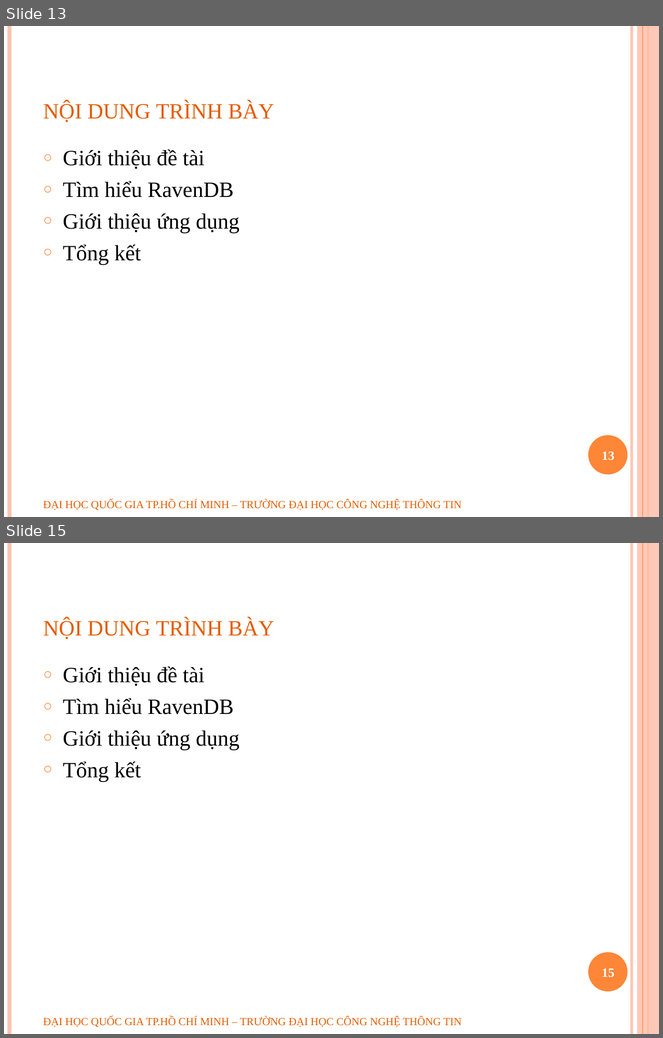
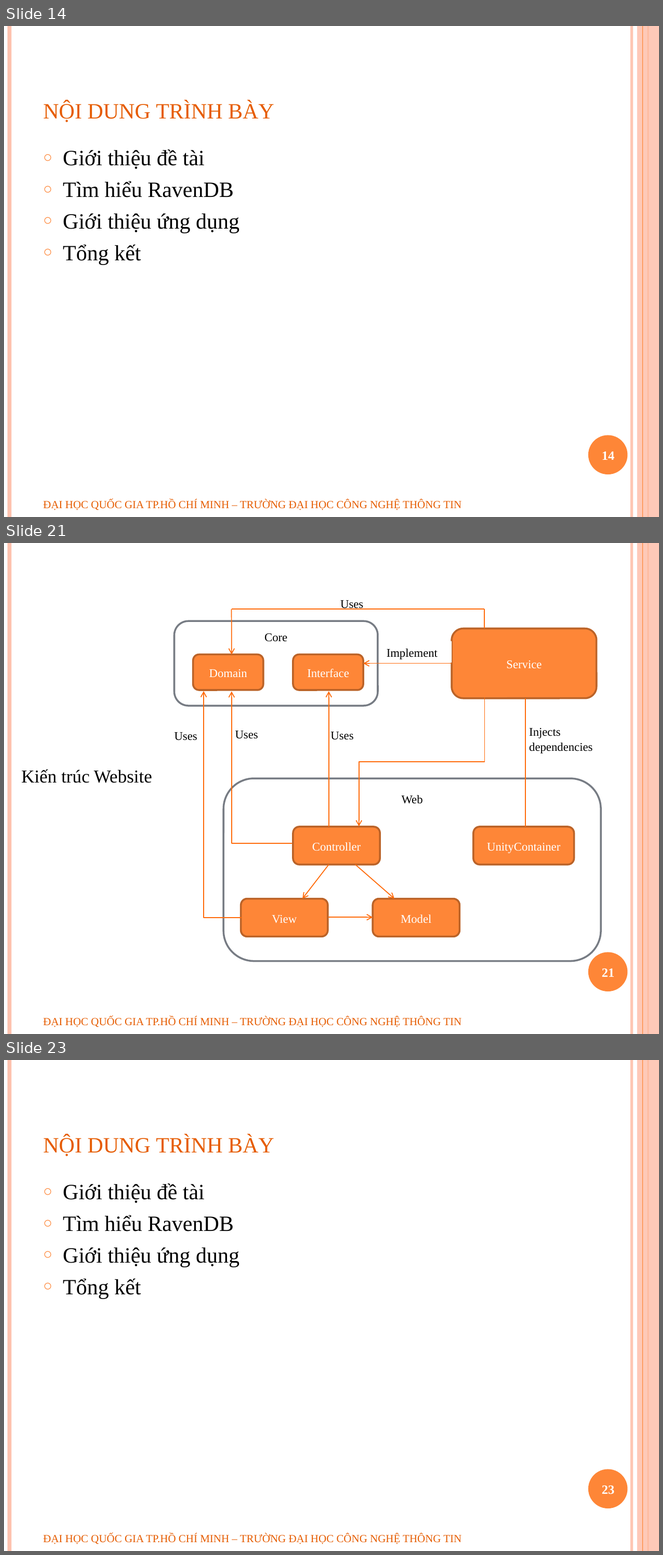
Before and after one commit to geovip/nosqlravendbuit, a slide deck: Document/slide bao cao.pptx. Shown one above the other, each under a label of ours: slides 13 and 15 before the commit, slides 14, 21 and 23 after it; the slides between them are not shown. The pictures are 663x1038 and 663x1555 pixels, drawn with LibreOffice and Linux fonts; fonts in the diff are those of the drawing; background and template pictures are left out. Boxes give left, top, right and bottom in pixels: in the first picture for what was removed or moved away, otherwise in the second. Text is boxed around its words. In the diff, an @@ line names an element or a change of style, - is before the commit and + after.

```diff
--- a/Document/slide bao cao.pptx
+++ b/Document/slide bao cao.pptx
@@ slide 21 added at box(4, 543, 659, 1034), background #FFFFFF; not listed: 6 template elements that a slide beside it also shows @@
@@ group added at box(175, 600, 601, 962): 9 rounded rectangles, 6 texts, 5 arrows, 4 elbow arrows, 3 lines @@
+Uses
+Uses
+Injects dependencies
+Uses
+Core
+Domain
+Interface
+Service
+Web
+Implement
+View
+Controller
+Model
+UnityContainer
+Uses
@@ text added at box(21, 769, 152, 783), 20 pt, text #000000 @@
+Kiến trúc Website
@@ page number added at box(602, 969, 615, 977), 14 pt, text #FFFFFF, bold @@
+21
@@ text added at box(43, 1017, 462, 1028), 12 pt, text #E65C01 @@
+ĐẠI HỌC QUỐC GIA TP.HỒ CHÍ MINH – TRƯỜNG ĐẠI HỌC CÔNG NGHỆ THÔNG TIN
@@ what was slide 13 is now slide 14 @@
@@ page number at box(602, 452, 615, 460): text changed @@
-13
+14
@@ what was slide 15 is now slide 23 @@
@@ page number at box(602, 1486, 615, 1495): text changed @@
-15
+23
```
Also in this commit, not shown: 7 slides changed, 9 other slides added.
